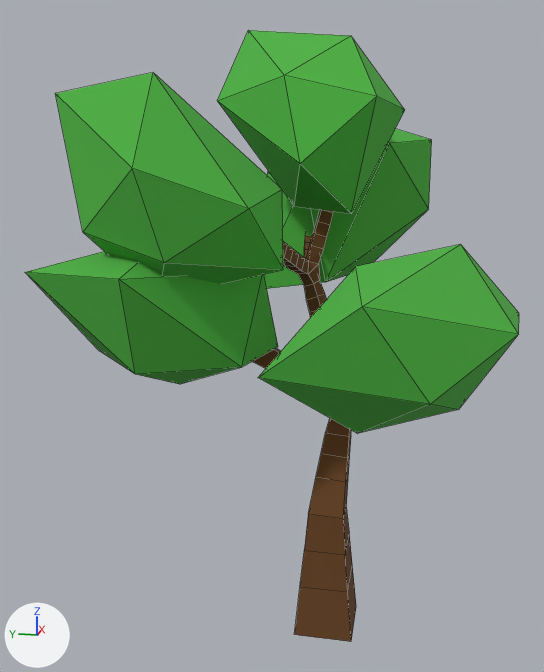
One commit to the Blender file engine/common_assets/model3d/albero/gix_tree_1.blend: the scene before it, then after it.
Camera for both pictures: a 50 mm lens placed at (-2.56, -0.3, 1.76), pointed at (0.11, 0.24, 1.09). Every picture has the same lights, and +X, +Y and +Z are marked at lower left. The older version comes first. Mesh edges are drawn as thin lines.
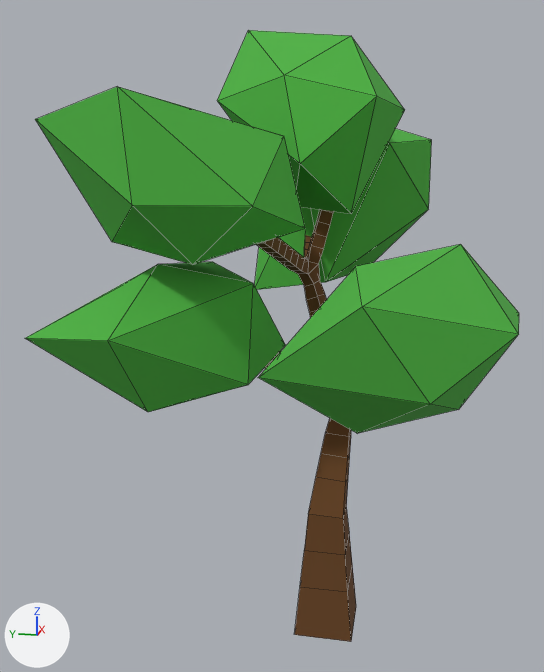
What differs and where, as boxes [x1, y1, x2, y2] in the pictures (544 x 672 px):
'Icosphere.005', moved, turned: before [55, 72, 283, 284]; after [35, 87, 305, 265]
'Icosphere', moved, turned: before [25, 252, 278, 384]; after [25, 262, 285, 412]

What changed in the scene script:
```text
Change ob_icosphere:
    ob_icosphere.location: (-0.176, 0.497, 1.233) -> (-0.141, 0.5, 1.152)
    ob_icosphere.rotation_euler: (0.0, 0.0, -1.451) -> (0.234, -0.171, -1.548)  # degrees (0, 0, -83) -> degrees (13, -10, -89)
Change ob_icosphere_005:
    ob_icosphere_005.location: (-0.286, 0.432, 1.58) -> (-0.249, 0.405, 1.64)
    ob_icosphere_005.rotation_euler: (-0.906, 0.0943, -1.497) -> (-0.426, -0.12, -1.602)  # degrees (-52, 5.4, -86) -> degrees (-24, -6.9, -92)
```
